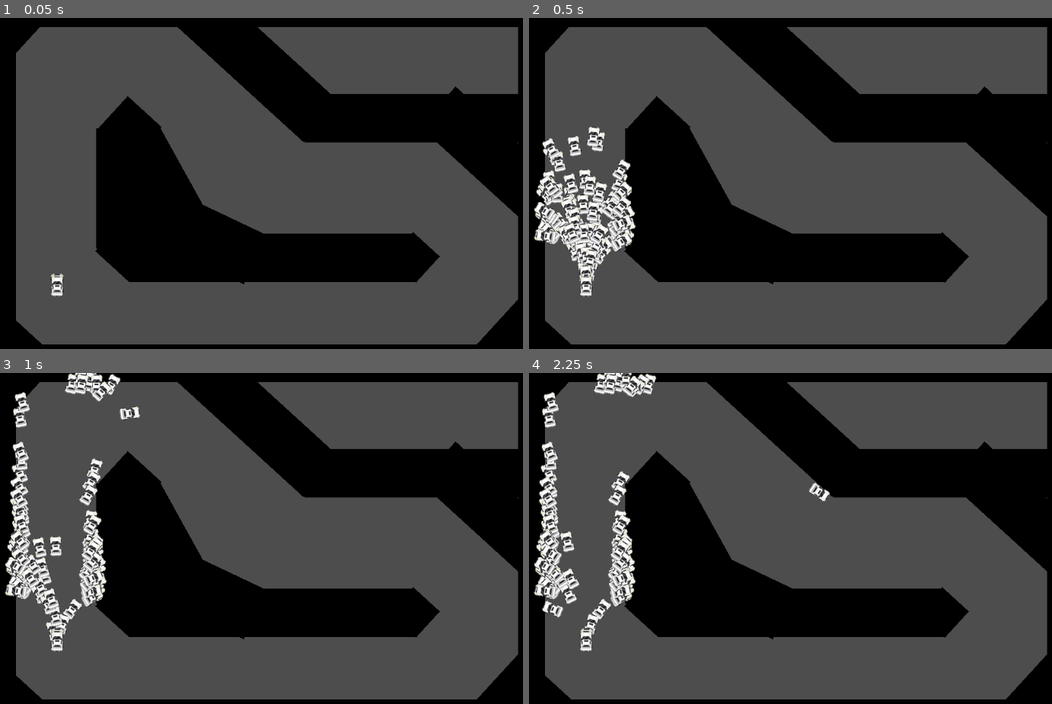
Above: before the commit, frames 1-4 (two rows, left to right).
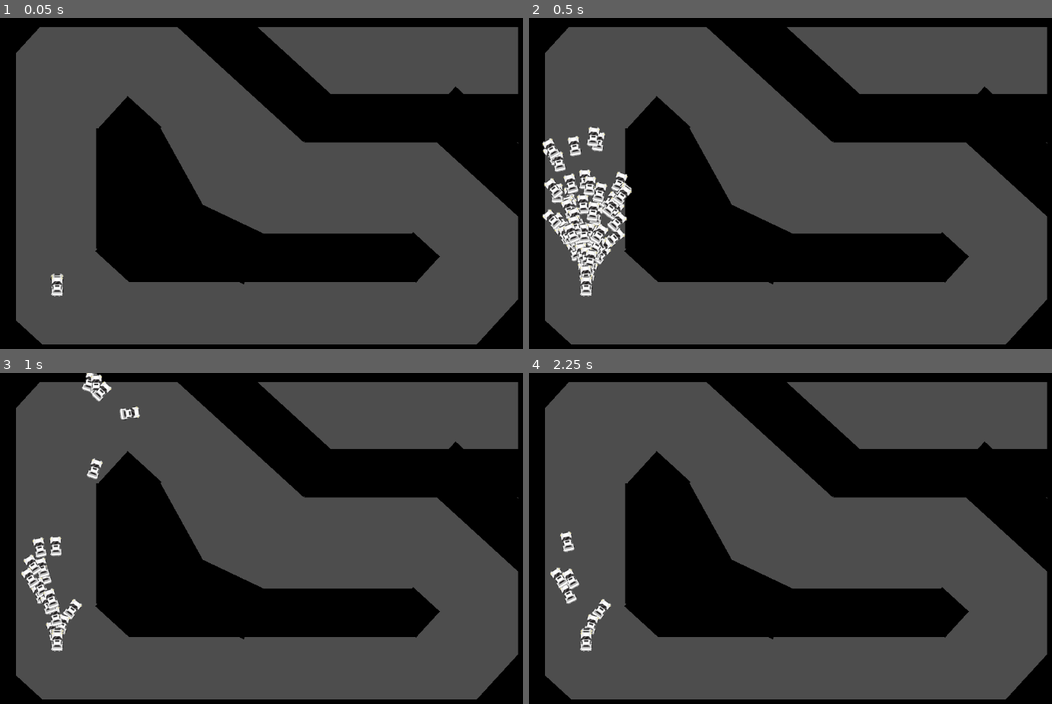
Above: after the commit, the same moments.

Repository: Eliyaan/IA_Voitures_GeneticAlgorithm
Game: Godot game, scene res://scene/main.tscn
The game is run twice, just before and just after one commit, with the same random seed, the same clock (stepped at 60 frames per second) and the same inputs.
Inputs:
- Up to frame 1 (0.05 s): no input
- Up to frame 2 (0.5 s): no input
- Up to frame 3 (1 s): no input
- Up to frame 4 (2.25 s): no input

Frame 1 is identical in both runs. In frame 2, 1.3% of the frame differs, in the area x 0-21%, y 42-71%; in frame 3, 3.0%; in frame 4, 3.6%, in the area x 0-58%, y 0-74%.

Commit message:
before badthings might happen

Diff:
--- a/codes/main.gd
+++ b/codes/main.gd
@@ -6,6 +6,8 @@
 var running: bool = false
 var sim_steps: int = 300
 var muta: float = 0.5
+var recovery_frames: int = 5
+var sorted_array: Array = []
 
 # Called when the node enters the scene tree for the first time.
 func _ready():
@@ -21,27 +23,24 @@
 	if steps == sim_steps - 1:
 		var vec = Vector2(-400, 200)
 		var null_vec = Vector2(0, 0)
-		var sorted_array = $Voitures.get_children()
+		sorted_array = $Voitures.get_children()
 		for voiture in sorted_array:
 			voiture.alive = false
 			voiture.rotation_degrees = 0
 			voiture.deplac = null_vec
 			voiture.show()
 			voiture.position = vec
-	elif steps == sim_steps:
-		reset_sim()
-	elif steps == sim_steps + 1:
-		var sorted_array = $Voitures.get_children()
+		sorted_array.sort_custom(custom_sort)  # trier de la meilleure à la pire
+	elif steps >= sim_steps and steps < sim_steps + recovery_frames:
+		reset_sim(steps-sim_steps)
+	elif steps == sim_steps + recovery_frames +1:
+		assert($Voitures.get_child_count() == nb_voitures)
 		for voiture in sorted_array:
-			if voiture.deplac != Vector2(0, 0):
-				print(voiture.position)
 			voiture.alive = true
 		steps = 0
 
-func reset_sim():  #
-	var sorted_array = $Voitures.get_children()
-	sorted_array.sort_custom(custom_sort)  # trier de la meilleure à la pire
-	for nb in range(nb_offsprings):
+func reset_sim(frame: int):  #
+	for nb in range(nb_offsprings/recovery_frames * frame, (nb_offsprings/recovery_frames) * frame + nb_offsprings/recovery_frames):
 		var voiture = sorted_array[nb]
 		voiture.points = 0
 		for f in range(nb_voitures/nb_offsprings-1):
--- a/codes/voiture.gd
+++ b/codes/voiture.gd
@@ -29,9 +29,10 @@
 	return 1 / (1 +  2.718**(-value))
 
 func fprop(inputs: Array):
+	var nactiv = 0
 	for i in range(nn["layers_list"].size()):
 		for j in range(nn["layers_list"][i][0].size()): #the 0 is to get the size of the layer
-			var nactiv = 0
+			nactiv = 0
 			if i == 0:
 				for k in range(inputs.size()):  # Pour chaque input
 					nactiv += nn["weights_list"][i][j][k] * inputs[k] #Le bon weight fois le bon input
--- a/scene/main.tscn
+++ b/scene/main.tscn
@@ -14,8 +14,8 @@
 [node name="Terrain" type="Node2D" parent="."]
 
 [node name="Wall" parent="Terrain" instance=ExtResource("3_x67t4")]
-position = Vector2(-530, -92)
-scale = Vector2(5.16179, 54.1487)
+position = Vector2(-530, 0.999992)
+scale = Vector2(5.16179, 41.5887)
 
 [node name="Wall4" parent="Terrain" instance=ExtResource("3_x67t4")]
 position = Vector2(525, -30)
--- a/scene/voiture.tscn
+++ b/scene/voiture.tscn
@@ -50,27 +50,32 @@
 position = Vector2(0, -3.7)
 scale = Vector2(0.1, 0.1)
 target_position = Vector2(0, -300)
+collision_mask = 2
 
 [node name="RayLeft45" type="RayCast2D" parent="Controler/Rays"]
 position = Vector2(-1, -3.5)
 rotation = -0.785398
 scale = Vector2(0.1, 0.1)
 target_position = Vector2(0, -300)
+collision_mask = 2
 
 [node name="RayLeft90" type="RayCast2D" parent="Controler/Rays"]
 position = Vector2(-1, -2.4)
 rotation = -1.5708
 scale = Vector2(0.1, 0.1)
 target_position = Vector2(0, -300)
+collision_mask = 2
 
 [node name="RayRight45" type="RayCast2D" parent="Controler/Rays"]
 position = Vector2(1, -3.5)
 rotation = 0.785398
 scale = Vector2(0.1, 0.1)
 target_position = Vector2(0, -300)
+collision_mask = 2
 
 [node name="RayRight90" type="RayCast2D" parent="Controler/Rays"]
 position = Vector2(1.1, -2.5)
 rotation = 1.5708
 scale = Vector2(0.1, 0.1)
 target_position = Vector2(0, -300)
+collision_mask = 2
--- a/scene/wall.gd
+++ b/scene/wall.gd
@@ -4,4 +4,4 @@
 func _on_area_entered(area):
 	if "Voiture" in area.name:
 		area.get_parent().get_parent().get_parent().alive = false
-		#area.get_parent().get_parent().get_parent().hide()
+		area.get_parent().get_parent().get_parent().hide()
--- a/scene/wall.tscn
+++ b/scene/wall.tscn
@@ -16,6 +16,8 @@
 texture = ExtResource("1_ef8rn")
 
 [node name="StaticBody2D" type="StaticBody2D" parent="."]
+collision_layer = 2
+collision_mask = 0
 
 [node name="CollisionShape2D" type="CollisionShape2D" parent="StaticBody2D"]
 shape = SubResource("RectangleShape2D_6qxpr")
